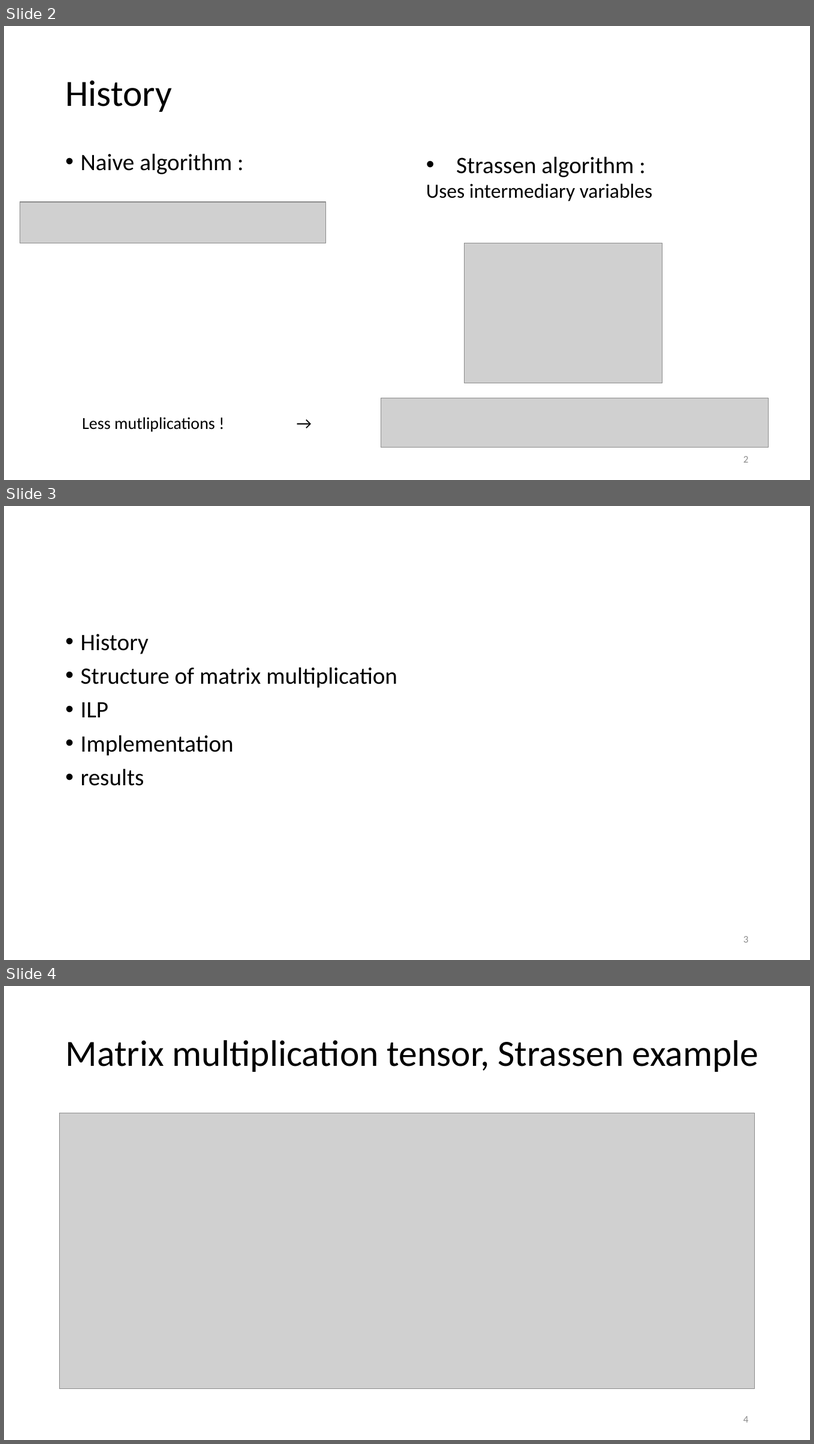
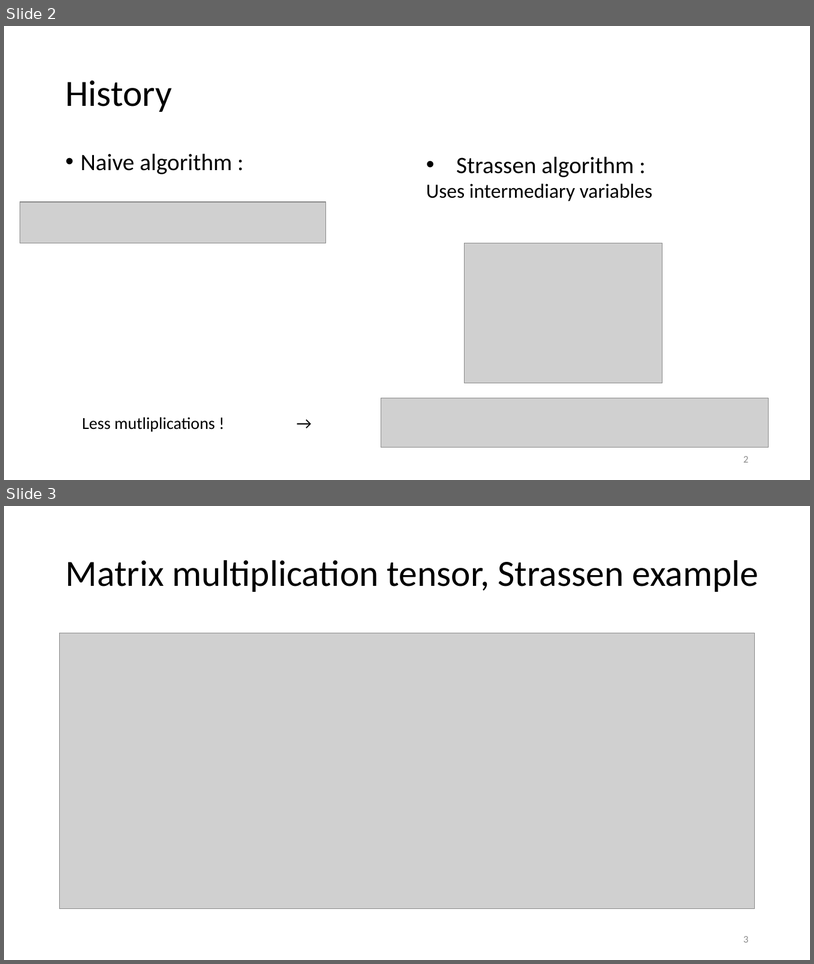
Before and after one commit to Fusion-thermo/Matrix-multiplication, a slide deck: Optimal Matrix Multiplication presentation.pptx. Shown one above the other, each under a label of ours: slides 2, 3 and 4 before the commit, slides 2 and 3 after it. The pictures are 814x1444 and 814x964 pixels, drawn with LibreOffice and Linux fonts; fonts in the diff are those of the drawing; grey boxes stand for pictures. Boxes give left, top, right and bottom in pixels: in the first picture for what was removed or moved away, otherwise in the second. Text is boxed around its words. In the diff, an @@ line names an element or a change of style, - is before the commit and + after.

```diff
--- a/Optimal Matrix Multiplication presentation.pptx
+++ b/Optimal Matrix Multiplication presentation.pptx
@@ slide 3 removed at (4, 506, 810, 960), background #FFFFFF @@
@@ text removed at (81, 634, 398, 786) @@
-• History
-• Structure of matrix multiplication
-• ILP
-• Implementation
-• results
@@ page number removed at (744, 936, 749, 942) @@
-3
@@ what was slide 4 is now slide 3 @@
@@ page number at (744, 936, 749, 942): text changed @@
-4
+3
```
Also in this commit, not shown: 6 slides changed, 3 other files.
